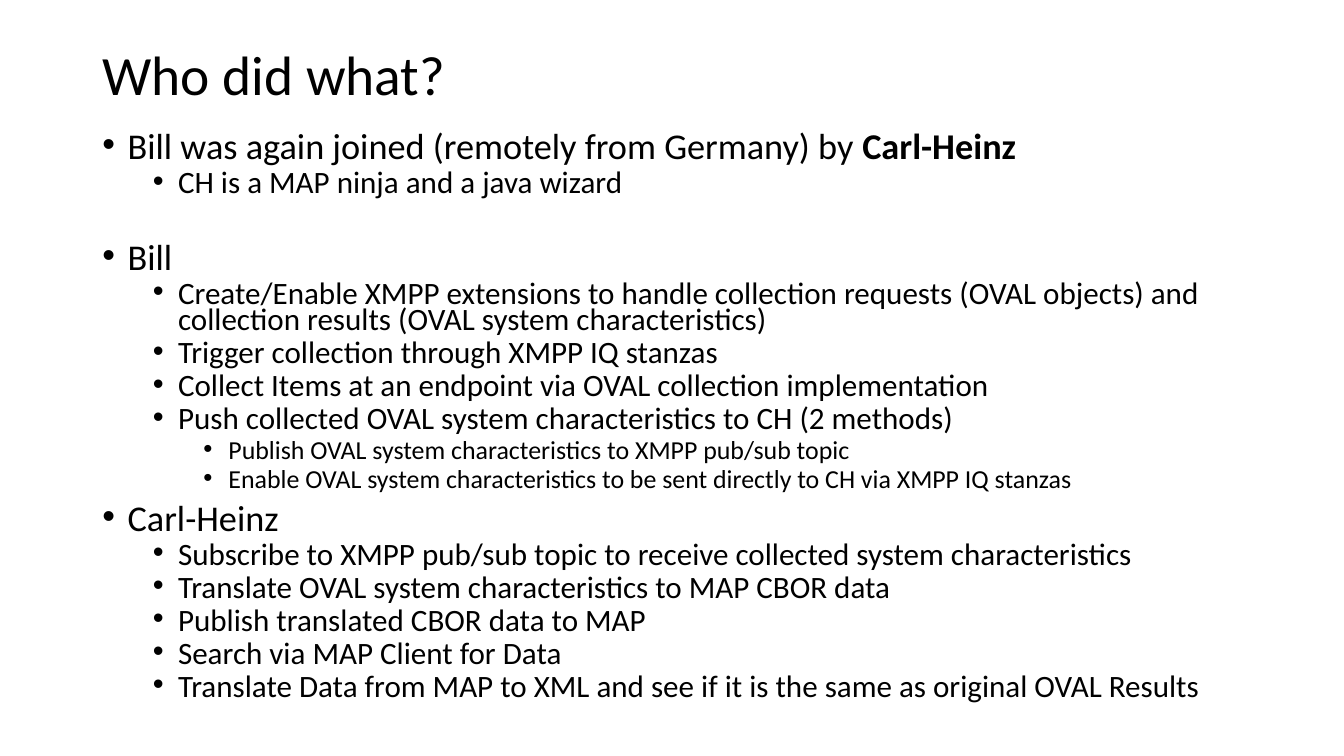
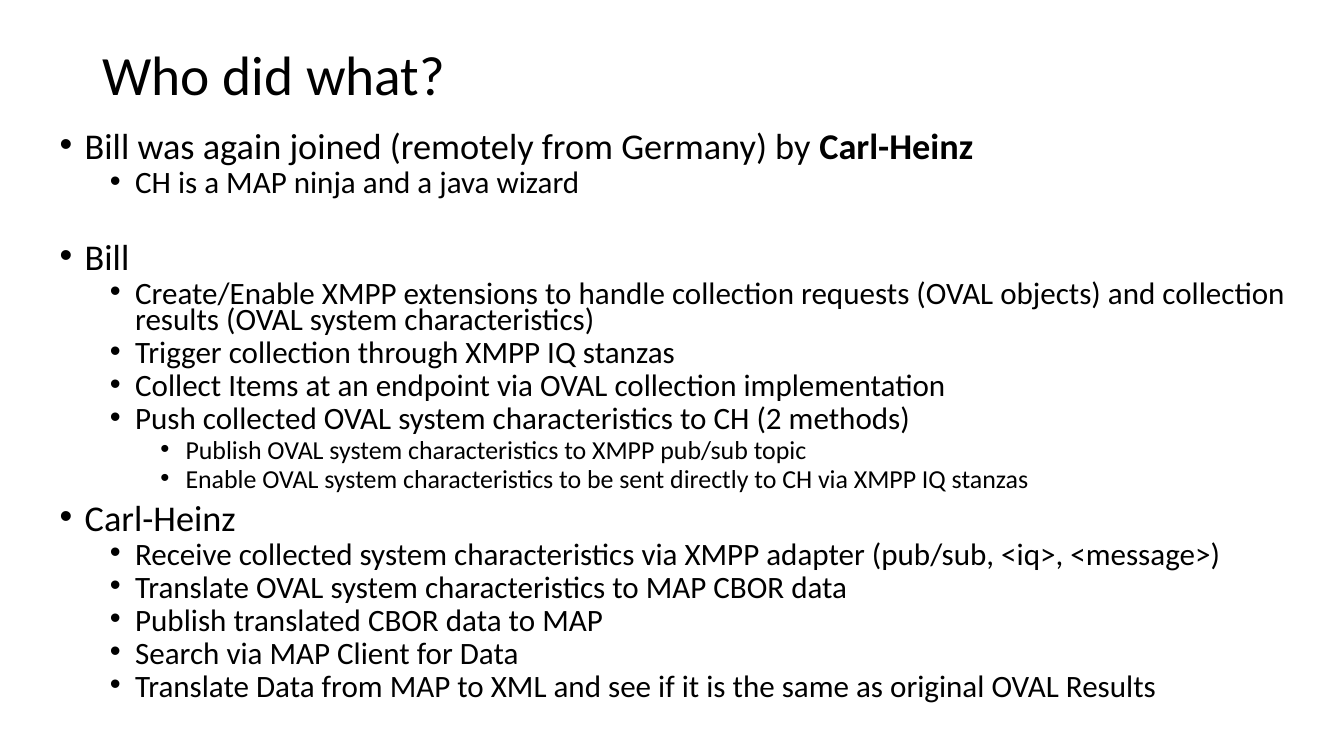
Before and after one commit to wmunyan/SACM-Sandbox, a slide deck: slide 6 of ietf-105/IETF105-Hackathon.pptx (slide 7 before the commit). Drawn at 1344x756 pixels with LibreOffice and Linux fonts; fonts in the diff are those of the drawing. Boxes give left, top, right and bottom in pixels: in the first picture for what was removed or moved away, otherwise in the second. Text is boxed around its words. In the diff, an @@ line names an element or a change of style, - is before the commit and + after.

Commit message:
Updated schemas, etc
Updated collection schemas, scratch files, etc

```diff
--- a/ietf-105/IETF105-Hackathon.pptx
+++ b/ietf-105/IETF105-Hackathon.pptx
@@ text "Bill was again joined (remotely ..." moved from (x1=128, y1=132, x2=1199, y2=703) to (x1=85, y1=132, x2=1284, y2=703) @@
@@ text at (x1=135, y1=542, x2=1220, y2=571): text changed @@
-  • Subscribe to XMPP pub/sub topic to receive collected system characteristics
+  • Receive collected system characteristics via XMPP adapter (pub/sub, <iq>, <message>)
```
Also in this commit, not shown: 5 other slides changed, 1 slide added, 9 other files.
